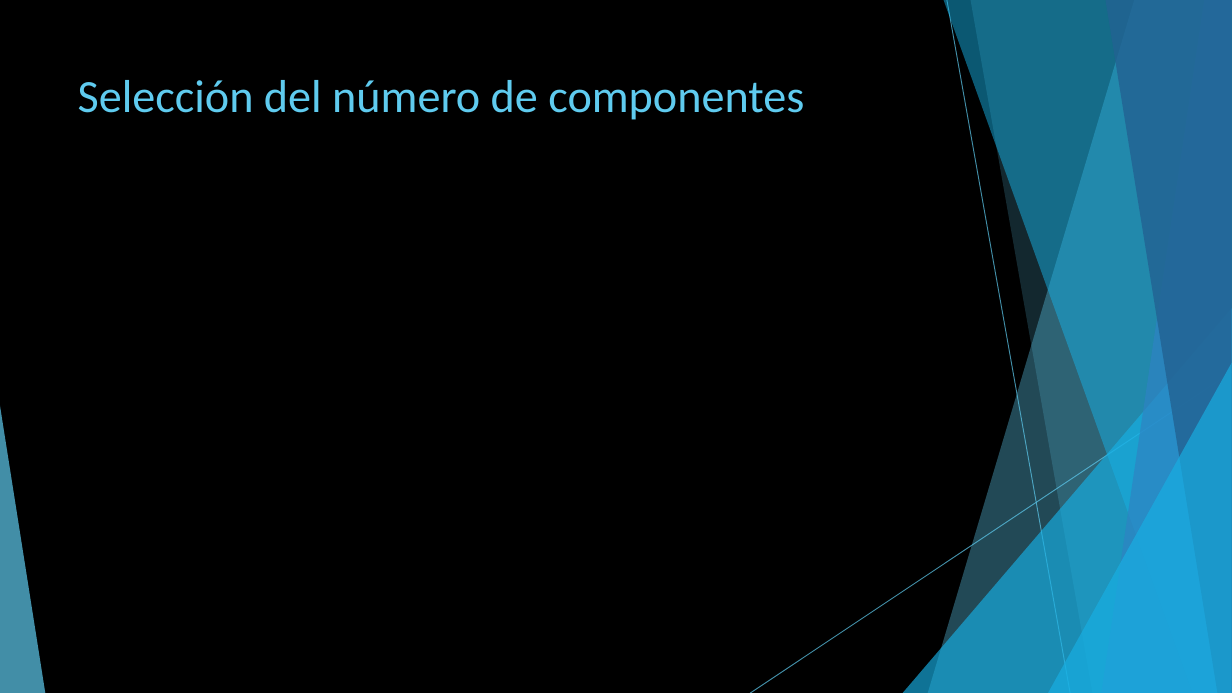
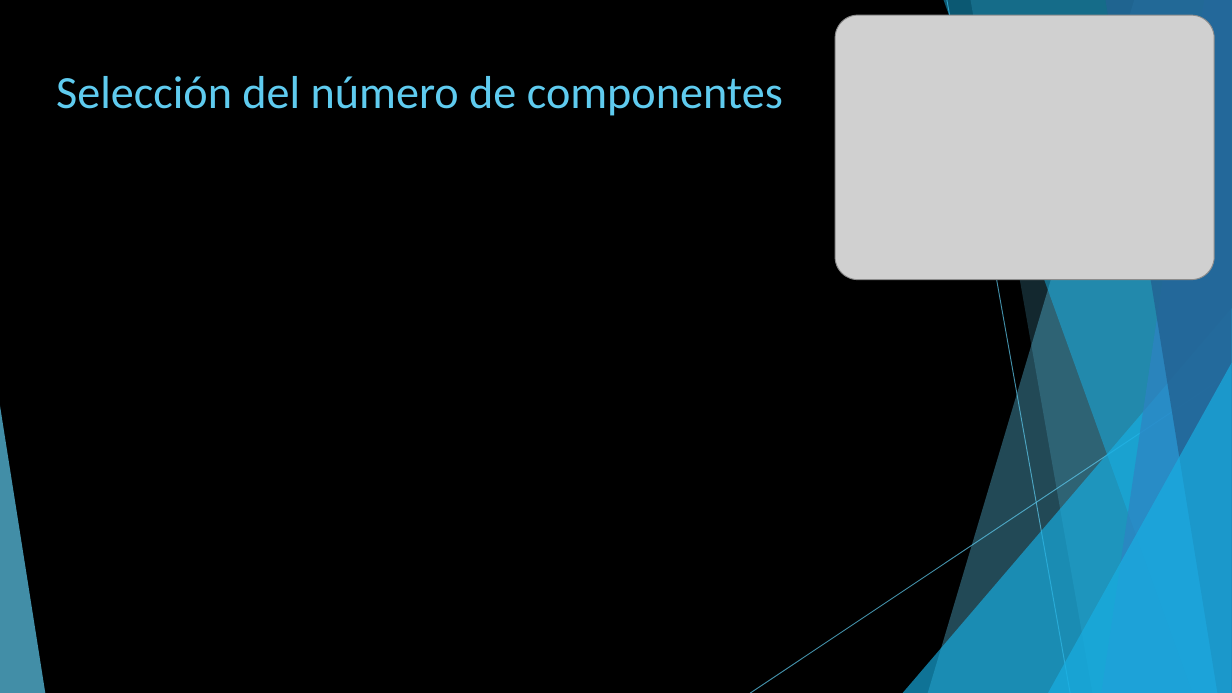
Before and after one commit to joanby/curso-estadistica-multivariante, a slide deck: slide 5 of Seccion 5 Componentes Principales/Diapositivas/5.5 Interpretación y selección de los componentes.pptx. Drawn at 1232x693 pixels with LibreOffice and Linux fonts; fonts in the diff are those of the drawing; grey boxes stand for pictures. Boxes give left, top, right and bottom in pixels: in the first picture for what was removed or moved away, otherwise in the second. Text is boxed around its words. In the diff, an @@ line names an element or a change of style, - is before the commit and + after.

```diff
--- a/Seccion 5 Componentes Principales/Diapositivas/5.5 Interpretación y selección de los componentes.pptx
+++ b/Seccion 5 Componentes Principales/Diapositivas/5.5 Interpretación y selección de los componentes.pptx
@@ picture added at [836,15,1214,279] @@
@@ title "Selección del número de componentes": place and size @@
-title "Selección del número de componentes" at [78,80,804,120]
+title "Selección del número de componentes" at [56,76,783,116]
```
Also in this commit, not shown: 1 other slide changed, 2 other files.
